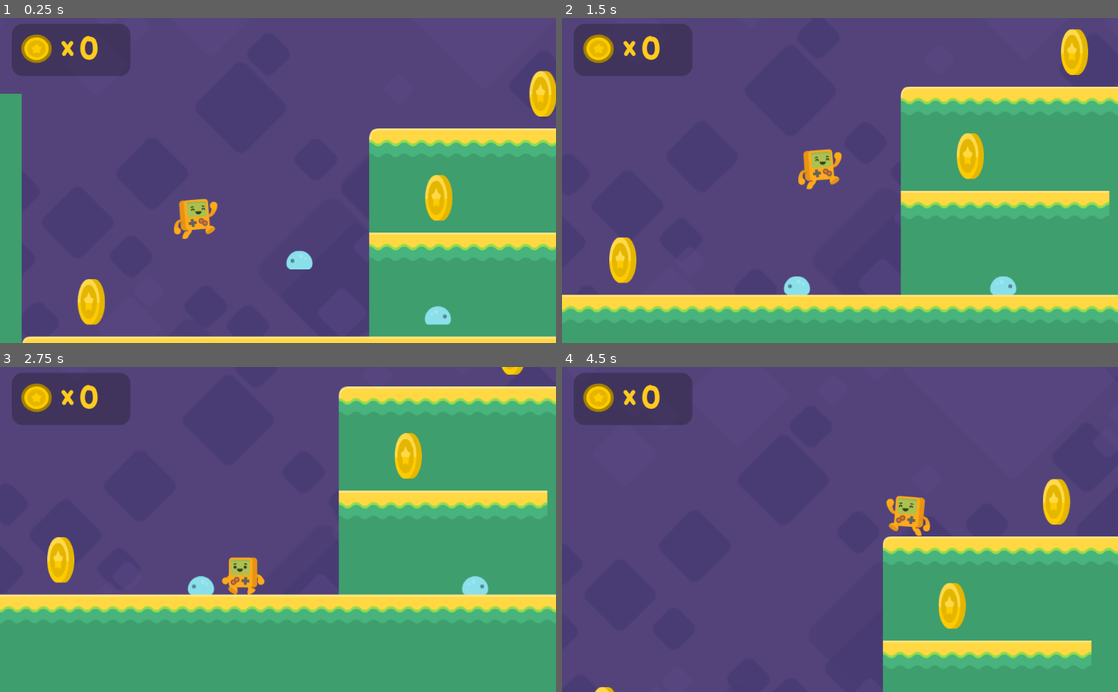
Above: before the commit, frames 1-4 (two rows, left to right).
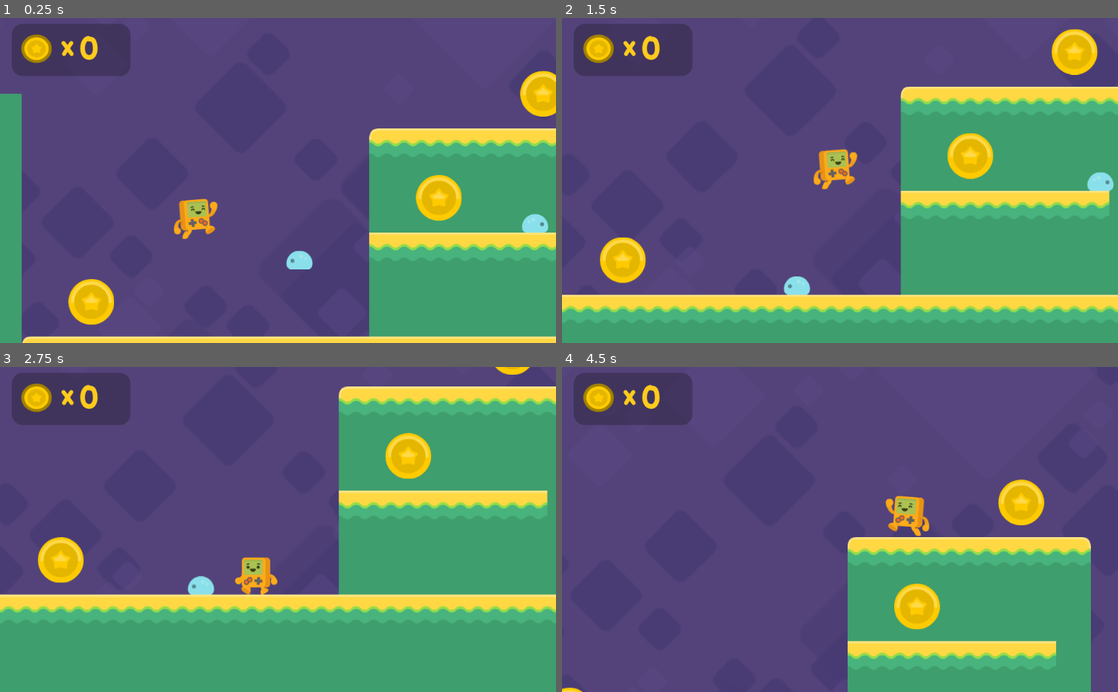
Above: after the commit, the same moments.

Repository: Manik5/2D-Platform
Game: Godot game, scene res://Level1.tscn
The game is run twice, just before and just after one commit, with the same random seed, the same clock (stepped at 60 frames per second) and the same inputs.
Inputs:
- Up to frame 1 (0.25 s): no input
- Up to frame 2 (1.5 s): hold Right (right) from 0.53 s (still down); tap Space (jump) at 0.77 s
- Up to frame 3 (2.75 s): tap Space (jump) at 1.52 s; release Right (right) at 2.03 s; hold Left (left) from 2.03 s (still down)
- Up to frame 4 (4.5 s): release Left (left) at 2.78 s; hold Right (right) 2.78-4.28 s; tap Space (jump) at 3.02, 3.77 s; hold Left (left) from 4.28 s (still down)

The runs differ from the first frame. In frame 1, 2.0% of the frame differs, in the area x 12-100%, y 16-95%; in frame 2, 3.1%; in frame 3, 2.1%; in frame 4, 9.9%, in the area x 0-100%, y 34-100%.

Commit message:
adding enemies

Diff:
--- a/Level1.tscn
+++ b/Level1.tscn
@@ -52,6 +52,8 @@
 tile_data = PoolIntArray( -65525, 1, 0, -65524, 2, 0, -65523, 2, 0, -65522, 2, 0, -65521, 2, 0, -65520, 2, 0, -65519, 3 …(460 unchanged characters)…
 
 [node name="StaticBody2D" type="StaticBody2D" parent="Tiles One Way"]
+collision_layer = 2
+collision_mask = 49
 
 [node name="CollisionShape2D" type="CollisionShape2D" parent="Tiles One Way/StaticBody2D"]
 position = Vector2( 896, 160 )
@@ -205,7 +207,7 @@
 position = Vector2( 587.654, 138.595 )
 
 [node name="enemy2" parent="enemies" instance=ExtResource( 10 )]
-position = Vector2( 817.558, 241.363 )
+position = Vector2( 996.607, 82.4431 )
 direction = 1
 [connection signal="body_entered" from="fallzone" to="steve" method="_on_fallzone_body_entered"]
 [connection signal="coin_collected" from="coins/coin1" to="HUD" method="_on_coin_collected"]
--- a/coin.tscn
+++ b/coin.tscn
@@ -43,7 +43,7 @@
 [node name="AnimatedSprite" type="AnimatedSprite" parent="."]
 frames = SubResource( 2 )
 animation = "spin"
-frame = 1
+frame = 2
 playing = true
 
 [node name="AnimationPlayer" type="AnimationPlayer" parent="."]
--- a/enemy.gd
+++ b/enemy.gd
@@ -6,10 +6,17 @@
 func _ready():
 	if direction == 1:
 		$AnimatedSprite.flip_h = true
+	$floor_checker.position.x = $CollisionShape2D.shape.get_extents().x * direction
 
 func _physics_process(delta):
+
+	if is_on_wall():
+		direction = direction * -1
+		$AnimatedSprite.flip_h = not $AnimatedSprite.flip_h
+		$floor_checker.position.x = $CollisionShape2D.shape.get_extents().x * direction
+
 	velocity.y += 20
 
 	velocity.x = 50 * direction
 
-	move_and_slide(velocity)
+	velocity = move_and_slide(velocity, Vector2.UP)
--- a/enemy.tscn
+++ b/enemy.tscn
@@ -22,6 +22,8 @@
 extents = Vector2( 20.0665, 13.3857 )
 
 [node name="enemy" type="KinematicBody2D"]
+collision_layer = 16
+collision_mask = 35
 script = ExtResource( 1 )
 
 [node name="AnimatedSprite" type="AnimatedSprite" parent="."]
@@ -32,3 +34,8 @@
 [node name="CollisionShape2D" type="CollisionShape2D" parent="."]
 position = Vector2( 1.1779, 3.51387 )
 shape = SubResource( 2 )
+
+[node name="floor_checker" type="RayCast2D" parent="."]
+position = Vector2( 0, -0.14 )
+enabled = true
+cast_to = Vector2( 0, 20 )
--- a/steve.gd
+++ b/steve.gd
@@ -2,7 +2,7 @@
 
 var velocity = Vector2(0,0)
 var coins = 0
-const SPEED = 180
+const SPEED = 210
 const GRAVITY = 30
 const JUMPFORCE = -900
 
